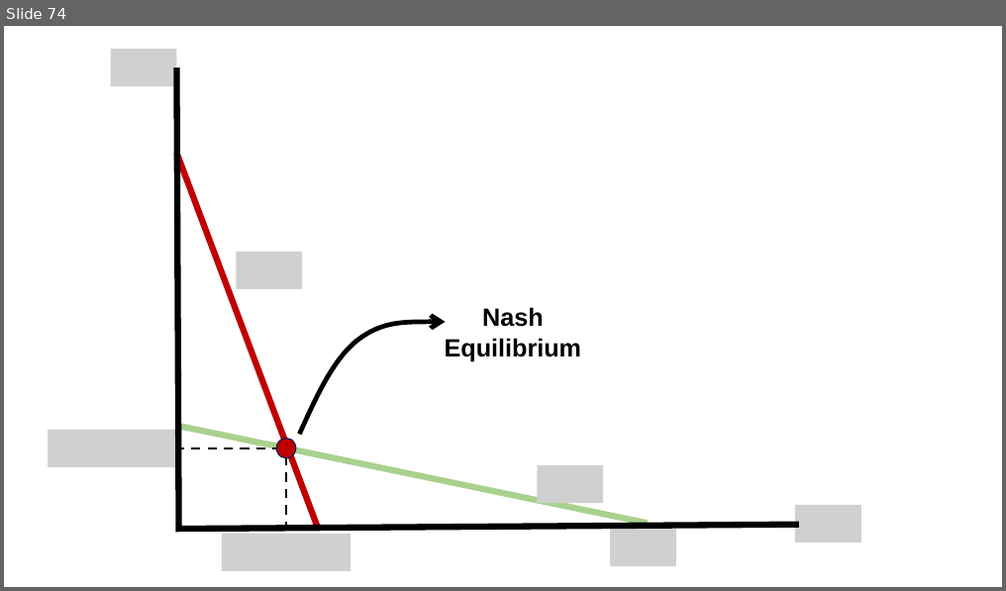
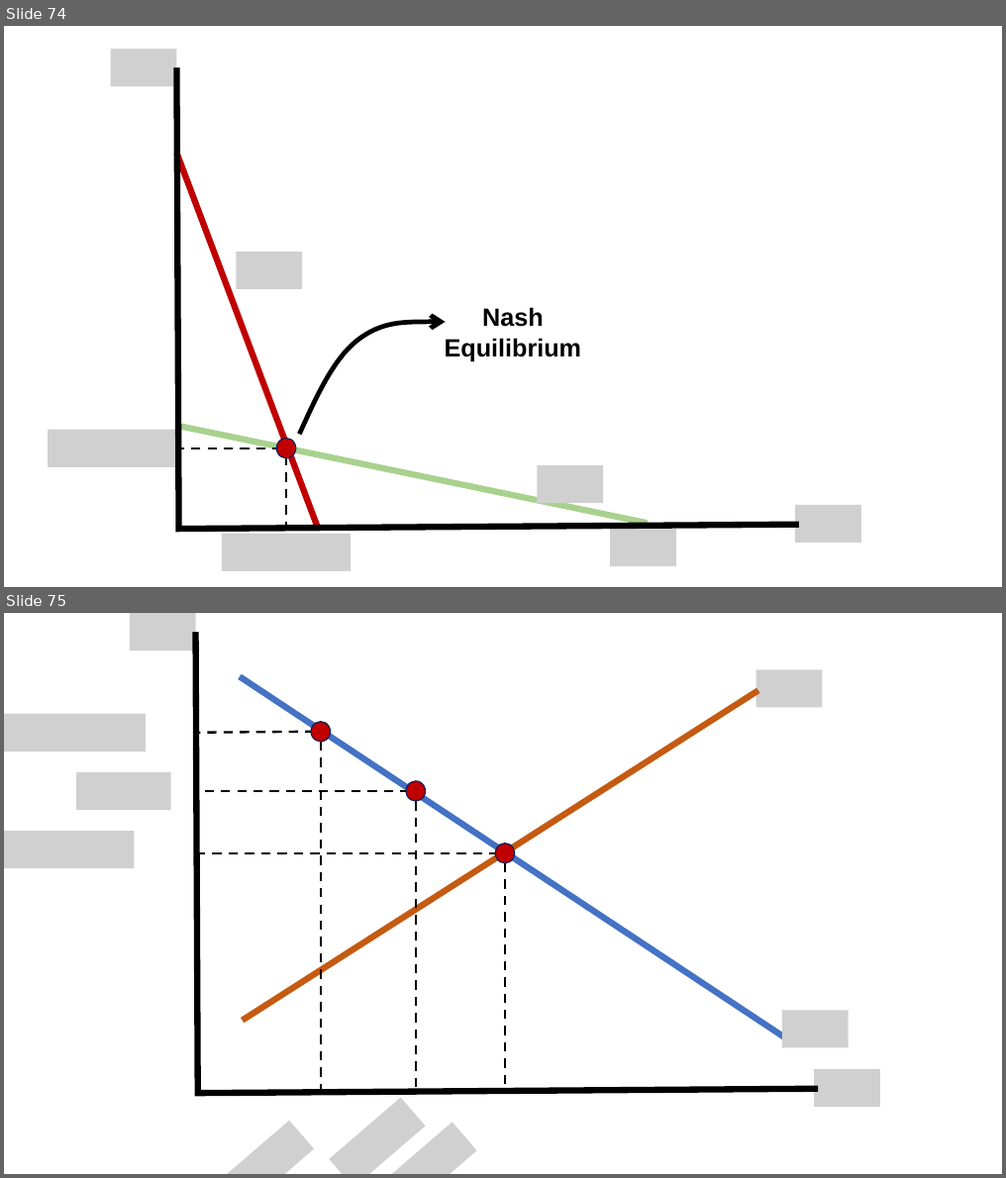
Before and after one commit to jrojas1003/EC-311, a slide deck: Slides/graph-maker.pptx. Shown one above the other, each under a label of ours: slide 74 before the commit, slides 74 and 75 after it. The pictures are 1006x591 and 1006x1178 pixels, drawn with LibreOffice and Linux fonts; fonts in the diff are those of the drawing; grey boxes stand for pictures. Boxes give left, top, right and bottom in pixels: in the first picture for what was removed or moved away, otherwise in the second. Text is boxed around its words. In the diff, an @@ line names an element or a change of style, - is before the commit and + after.

```diff
--- a/Slides/graph-maker.pptx
+++ b/Slides/graph-maker.pptx
@@ slide 75 added at [4, 613, 1002, 1174], background #FFFFFF at 53% opacity @@
@@ picture added at [130, 613, 196, 651] @@
@@ freeform shape added at [196, 632, 818, 1093], outline #000000 6 pt @@
@@ picture added at [756, 669, 823, 707] @@
@@ line added from (240, 676) to (790, 1042), #4472C4 6 pt @@
@@ line added from (242, 1020) to (758, 691), #C55A11 6 pt @@
@@ picture added at [4, 713, 146, 751] @@
@@ line added from (315, 731) to (197, 733), #000000 2.25 pt dashed @@
@@ ellipse added at [311, 722, 331, 742], fill #C00000, outline #002060 1 pt @@
@@ line added from (321, 742) to (321, 1090), #000000 2.25 pt dashed @@
@@ picture added at [76, 772, 171, 810] @@
@@ ellipse added at [406, 781, 426, 802], fill #C00000, outline #002060 1 pt @@
@@ line added from (410, 791) to (197, 791), #000000 2.25 pt dashed @@
@@ line added from (416, 802) to (416, 1090), #000000 2.25 pt dashed @@
@@ picture added at [4, 831, 135, 868] @@
@@ ellipse added at [495, 844, 515, 863], fill #C00000, outline #002060 1 pt @@
@@ line added from (499, 854) to (196, 854), #000000 2.25 pt dashed @@
@@ line added from (505, 863) to (505, 1093), #000000 2.25 pt dashed @@
@@ picture added at [782, 1011, 848, 1048] @@
@@ picture added at [814, 1069, 880, 1107] @@
@@ picture added at [329, 1098, 425, 1174] @@
@@ picture added at [154, 1121, 314, 1174] @@
@@ picture added at [296, 1122, 477, 1174] @@
```
Also in this commit, not shown: 2 other slides added.
